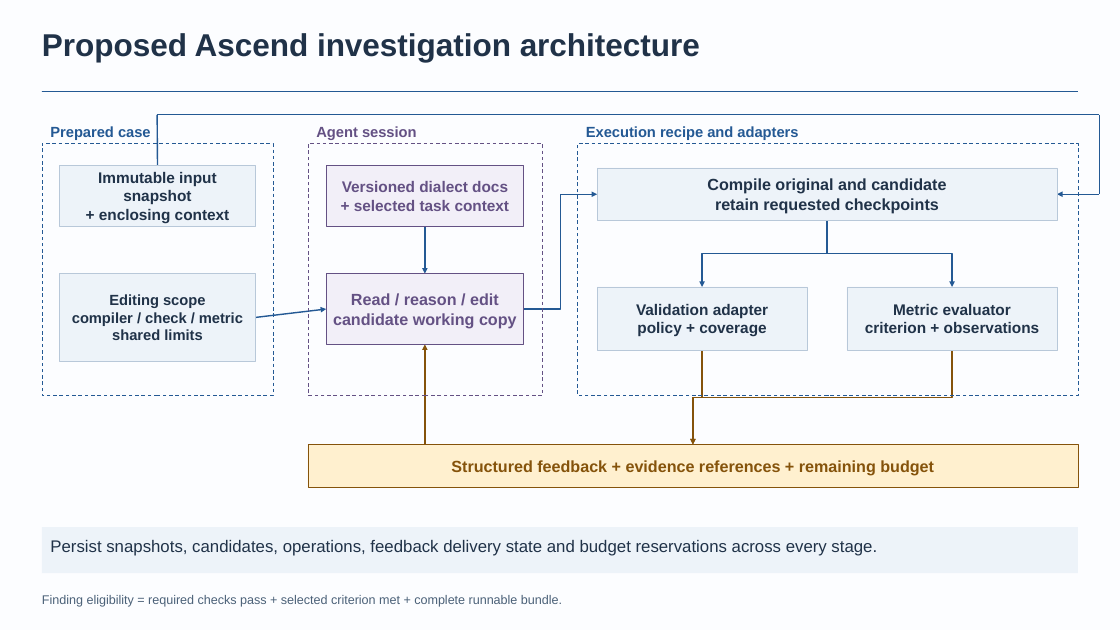
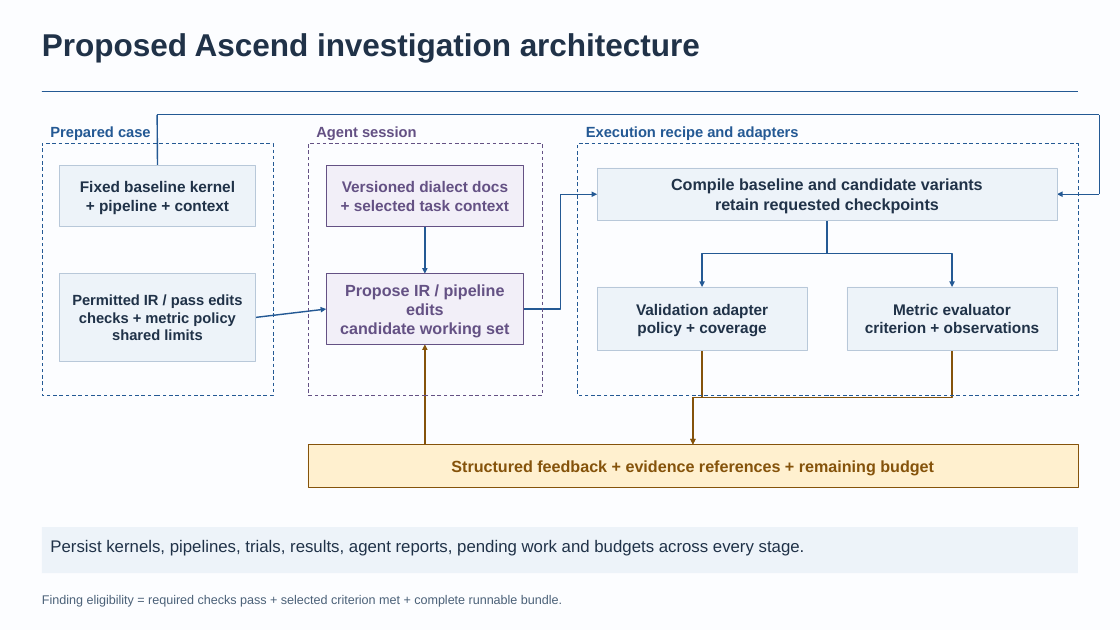
Before and after one commit to BonZirka/ascend-npu-optimization-research, a slide deck: slide 7 of output/ascend-optimization-pitch/ascend-optimization-technical.pptx. Drawn at 1120x630 pixels with LibreOffice and Linux fonts; fonts in the diff are those of the drawing. Boxes give left, top, right and bottom in pixels: in the first picture for what was removed or moved away, otherwise in the second. Text is boxed around its words. In the diff, an @@ line names an element or a change of style, - is before the commit and + after.

Commit message:
Add joint pass search and portable experiment contracts
Correct the matching-limit claim, emphasize pass placement alongside new transformations, and reframe ranges, precision and memory definedness. Add common kernel/pipeline/trial/evidence/report records and continuation across environments to the editable deck and linked framework plans.

```diff
--- a/output/ascend-optimization-pitch/ascend-optimization-technical.pptx
+++ b/output/ascend-optimization-pitch/ascend-optimization-technical.pptx
@@ text in rectangle at (671,178,983,194): text changed @@
-Compile original and candidate
+Compile baseline and candidate variants
@@ text in rectangle at (80,181,235,214): text changed @@
-Immutable input snapshot
-+ enclosing context
+Fixed baseline kernel
++ pipeline + context
@@ text in rectangle at (72,294,242,326): text changed @@
-Editing scope
-compiler / check / metric
+Permitted IR / pass edits
+checks + metric policy
@@ text in rectangle at (340,284,509,338): text changed @@
-Read / reason / edit
-candidate working copy
+Propose IR / pipeline edits
+candidate working set
@@ text in rectangle at (50,540,805,556): text changed @@
-Persist snapshots, candidates, operations, feedback delivery state and budget reservations across every stage.
+Persist kernels, pipelines, trials, results, agent reports, pending work and budgets across every stage.
```
Also in this commit, not shown: 11 other slides changed, 3 slides added, 9 other files.
